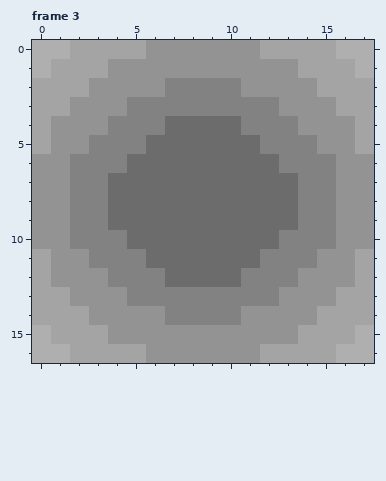
One commit to this pixel-art file: assets/glow.aseprite. Above: the version before the commit.
18x17 pixels, 3 frames. Colours within 5 levels of each other are drawn and written as one. Shown: frame 3. The commit also changed other frames, which this record leaves out.
And afterwards:
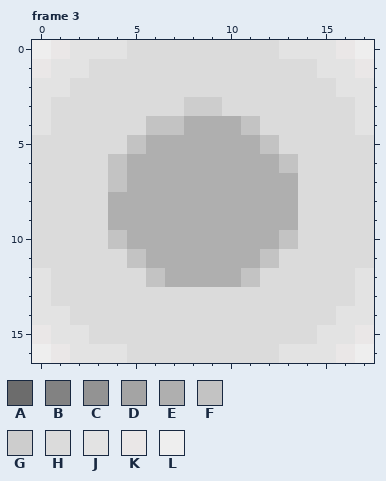
Palette (. is transparent): A #6c6c6c  B #828282  C #939393  D #a4a4a4  E #afafaf  F #c3c3c3  G #cdcdcd  H #dbdbdb  J #e3e3e3  K #eae7e7  L #eeeeee
Commit message: 💡 Attempt to improve texture
Change:
Changed rows in their new state; - is an unchanged pixel.
Frame 3, layer "Layer 2":
first column x 0:
 0 LKJJJHHHHHHHHJJJKL
 1 KJJHHHHHHHHHHHHJJK
 2 JJHHHHHHHHHHHHHHJJ
 3 JHHHHHHHGGHHHHHHHJ
 4 JHHHHHFFEEEFHHHHHJ
 5 HHHHHFEEEEEEFHHHHH
 6 HHHHFEEEEEEEEFHHHH
 7 HHHHFEEEEEEEEEHHHH
 8 HHHHEEEEEEEEEEHHHH
 9 HHHHEEEEEEEEEEHHHH
10 HHHHFEEEEEEEEFHHHH
11 HHHHHFEEEEEEFHHHHH
12 JHHHHHFEEEEFHHHHHJ
13 JHHHHHHHHHHHHHHHHJ
14 JJHHHHHHHHHHHHHHJJ
15 KJJHHHHHHHHHHHHJJK
16 LKJJJHHHHHHHHJJJKL
Where, in picture pixels (left, top, right, bottom), the same in both pictures:
changed: (32, 40, 374, 363)
